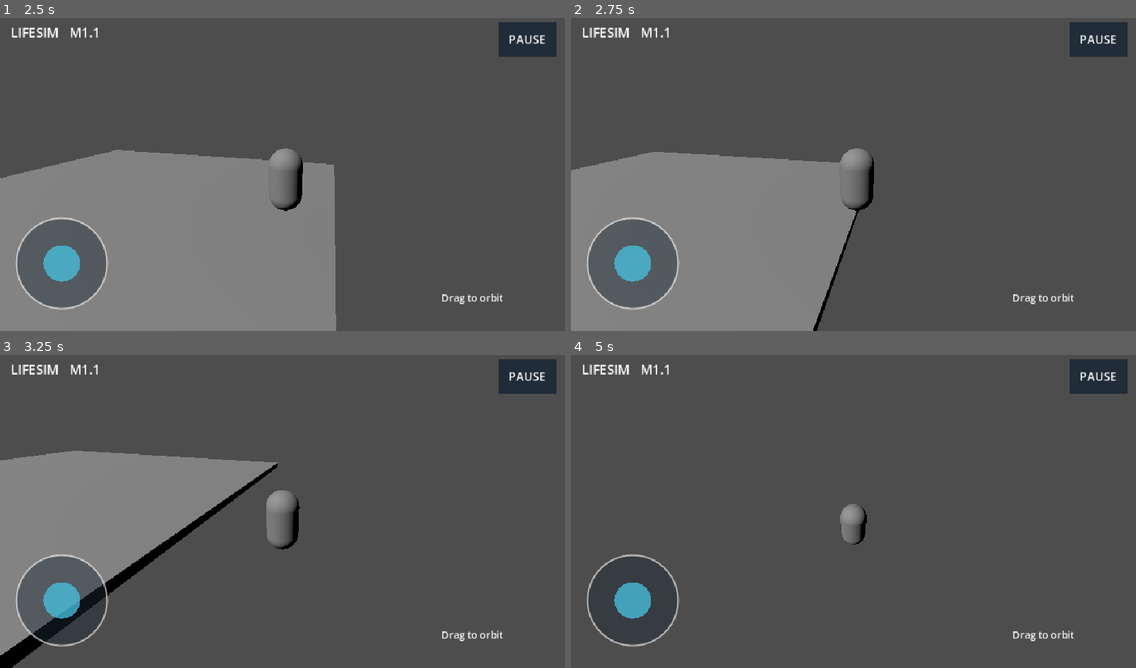
Above: before the commit, frames 1-4 (two rows, left to right).
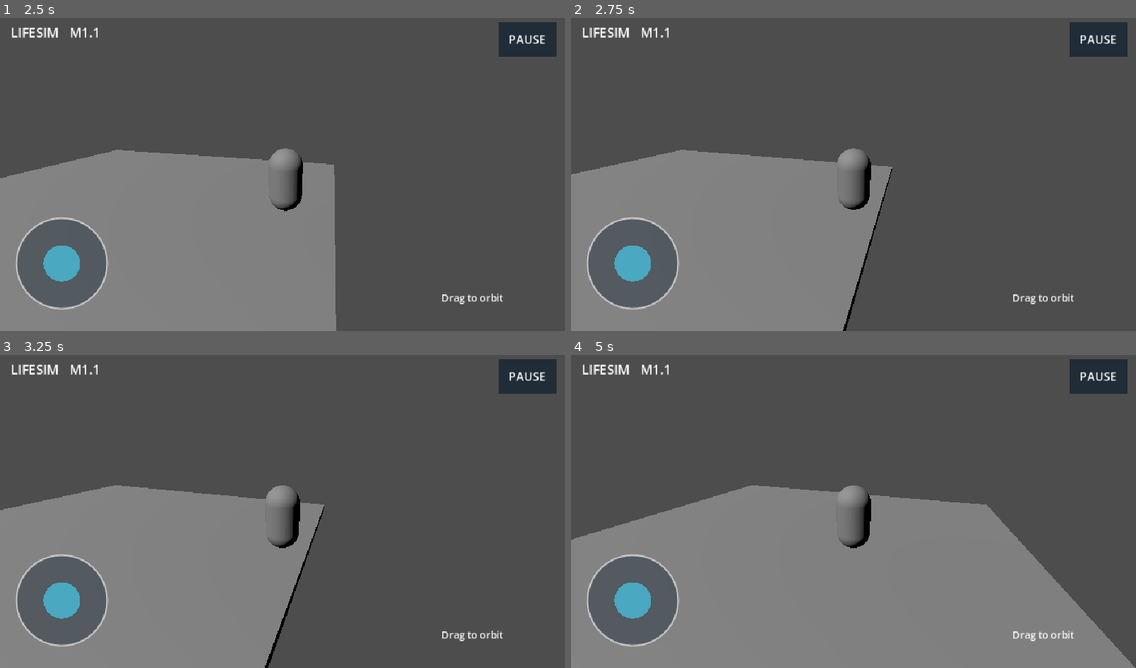
Above: after the commit, the same moments.

Repository: Ye-Shwethway/creators-universe-lifesim
Game: Godot game, scene res://scenes/main.tscn
The game is run twice, just before and just after one commit, with the same random seed, the same clock (stepped at 60 frames per second) and the same inputs.
Inputs (mouse positions are in pixels of both pictures, inside the frame that each line leads up to):
- Up to frame 1 (2.5 s): move the mouse to (406, 155) at 0.52 s; hold D (move_right) 0.53-1.25 s; hold Shift (sprint) 0.53-1.25 s; click (406, 155) at 0.67 s; drag from (169, 187) to (254, 237) at 1.27 s; move the mouse to (339, 102) at 2.02 s; hold D (move_right) from 2.03 s (still down); hold Shift (sprint) from 2.03 s (still down)
- Up to frame 2 (2.75 s): keep holding D (move_right); keep holding Shift (sprint)
- Up to frame 3 (3.25 s): release D (move_right) at 2.75 s; release Shift (sprint) at 2.75 s; drag from (254, 574) to (113, 461) at 2.77 s
- Up to frame 4 (5 s): move the mouse to (1023, 558) at 3.52 s; hold A (move_left) 3.53-4.25 s; hold Shift (sprint) 3.53-4.25 s; drag from (684, 461) to (768, 430) at 4.27 s

Frame 1 is identical in both runs. In frame 2, 3.1% of the frame differs, in the area x 0-57%, y 41-100%; in frame 3, 23%; in frame 4, 45%, in the area x 0-100%, y 41-100%.

Commit message:
fix(M1.1): keep avatar inside play area and recover from falls

Diff:
--- a/scripts/characters/player_controller.gd
+++ b/scripts/characters/player_controller.gd
@@ -7,6 +7,11 @@
 var input_axis: Vector2 = Vector2.ZERO
 var running: bool = false
 var camera_yaw: float = 0.0
+
+func respawn() -> void:
+    global_position = Vector3(0.0, 0.05, 0.0)
+    velocity = Vector3.ZERO
+    input_axis = Vector2.ZERO
 
 func _physics_process(delta: float) -> void:
     if not is_on_floor():
@@ -21,6 +26,10 @@
     velocity.x = move_toward(velocity.x, desired.x * speed, ACCELERATION * delta)
     velocity.z = move_toward(velocity.z, desired.z * speed, ACCELERATION * delta)
     move_and_slide()
+    if global_position.y < -4.0:
+        respawn()
+    global_position.x = clampf(global_position.x, -6.2, 6.2)
+    global_position.z = clampf(global_position.z, -6.2, 6.2)
     if desired.length_squared() > 0.02:
         var target_angle: float = atan2(desired.x, desired.z)
         var visual: Node3D = get_node("Visual")
